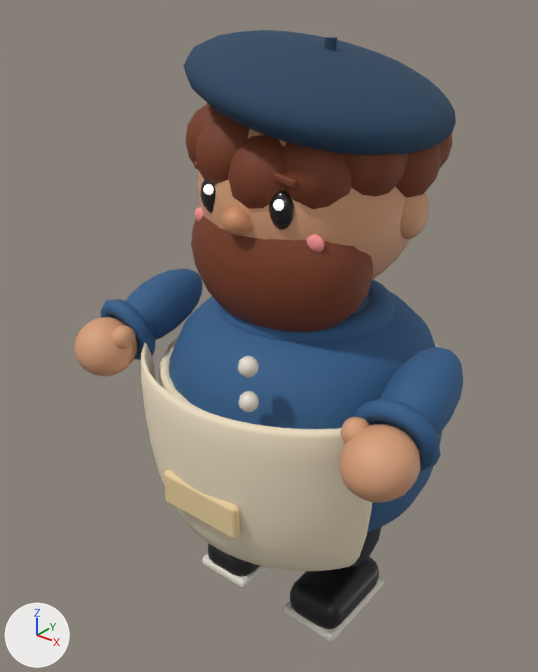
The glTF model apps/web/public/models/chef-bru.glb: old version first, new version second.
Both versions are drawn from a camera (50 mm lens) standing at (0.792, -1.108, 1.268) and looking at (-0.056, -0.048, 0.611). Every picture has the same lights, and +X, +Y and +Z are marked at lower left. The first picture is the older version. Where no turn or scale is listed for an object, it has been applied to the vertices.

In view in the first picture: 'Arm_L', 'Arm_R', 'Body', 'Eye_L', 'Head', 'Leg_L', 'Leg_R' and 1 more.
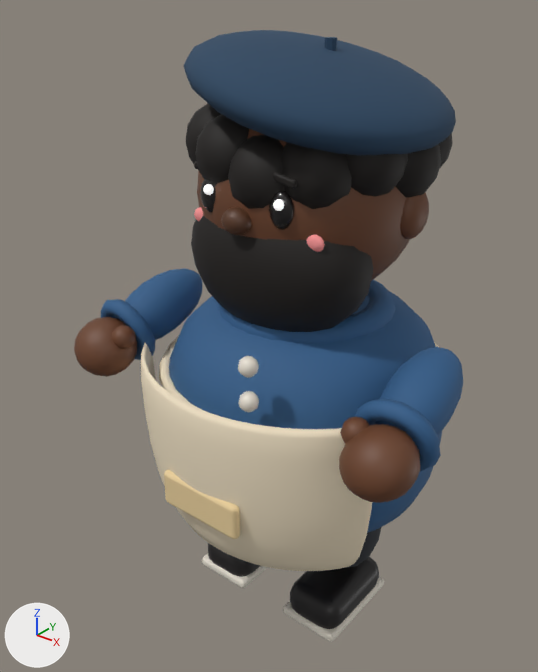
Boxes (x1, y1, x2, y2) around the edits, measured in the pictures (538 x 672 px):
'Head', recoloured (darker)
    both: (186, 101, 453, 332)
'Arm_L', recoloured (beige to brown)
    both: (339, 413, 424, 503)
'Arm_R', recoloured (beige to brown)
    both: (74, 272, 202, 377)

Patch to the scene script:
```diff
--- a/apps/web/public/models/chef-bru.glb.py
+++ b/apps/web/public/models/chef-bru.glb.py
@@ mat_bru_skin @@
 mat_bru_skin = principled_material('bru_skin')
-mat_bru_skin.base_color = (0.694, 0.352, 0.195)  # beige #d9a07a
+mat_bru_skin.base_color = (0.147, 0.0529, 0.0212)  # brown #6b4128
 mat_bru_skin.roughness = 0.55
@@ mat_bru_hair @@
 mat_bru_hair = principled_material('bru_hair')
-mat_bru_hair.base_color = (0.195, 0.0437, 0.013)  # brown #7a3b1e
+mat_bru_hair.base_color = (0.00802, 0.00518, 0.00368)  # black #16100c
 mat_bru_hair.roughness = 0.7
@@ mat_bru_nose @@
 mat_bru_nose = principled_material('bru_nose')
-mat_bru_nose.base_color = (0.651, 0.287, 0.133)  # orange #d39266
+mat_bru_nose.base_color = (0.0976, 0.0369, 0.0152)  # brown #583621
```
